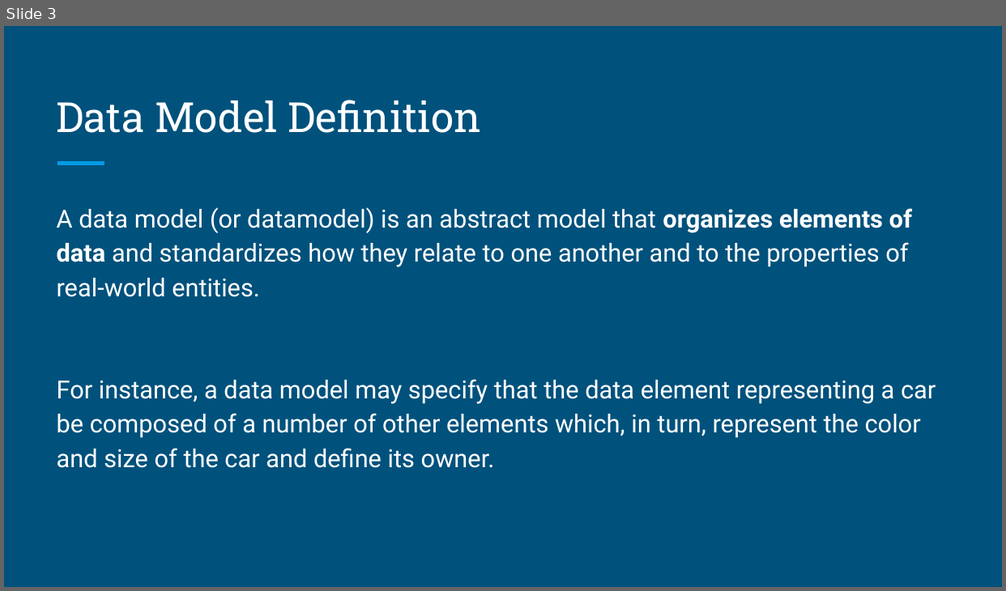
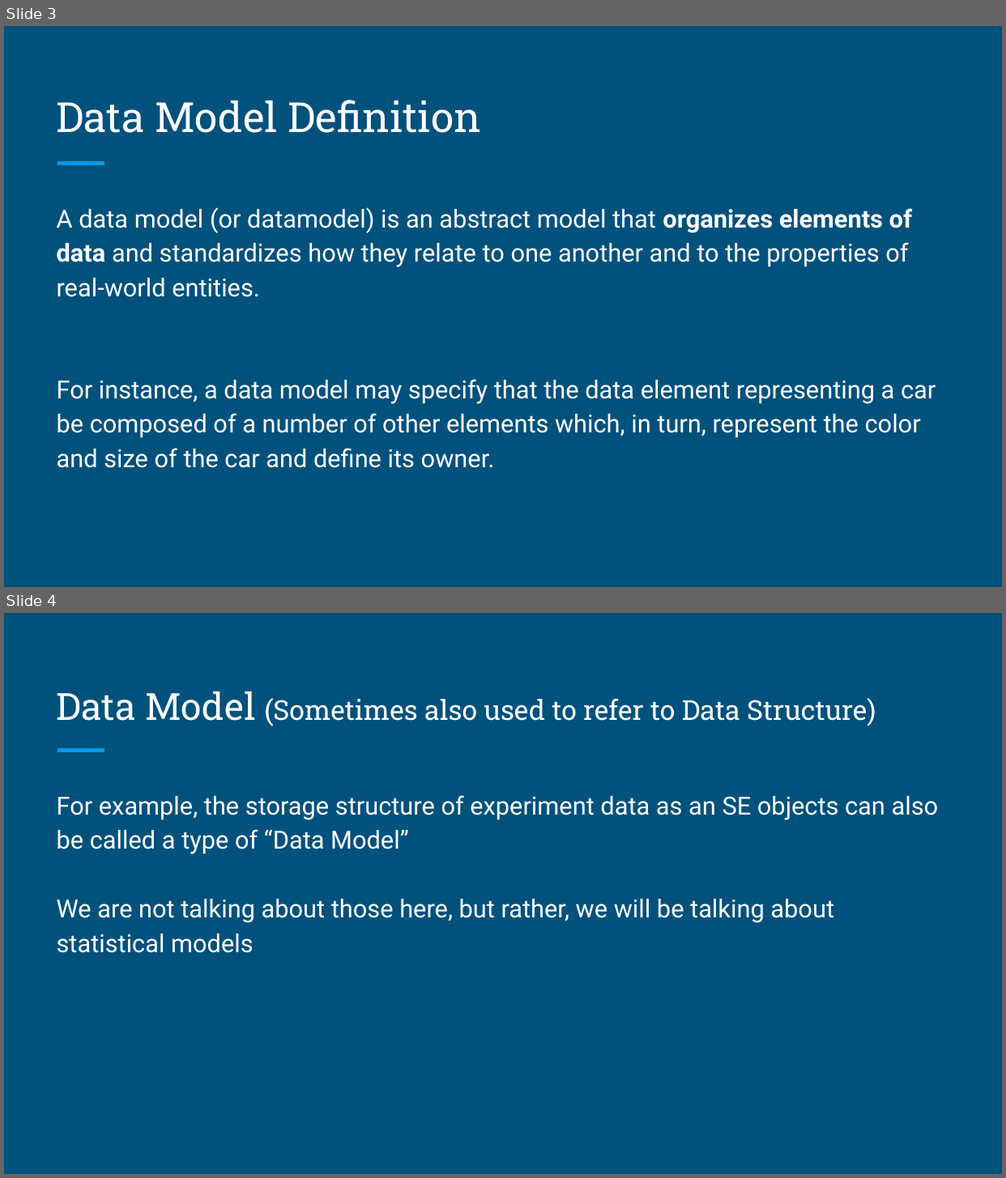
Before and after one commit to brandonyph/APB-Workshop-DataAnalyticsEssentials, a slide deck: Week 7-Model Basics and Building/Week 7-Model Basics and Building.pptx. Shown one above the other, each under a label of ours: slide 3 before the commit, slides 3 and 4 after it. The pictures are 1006x591 and 1006x1178 pixels, drawn with LibreOffice and Linux fonts; fonts in the diff are those of the drawing. Boxes give left, top, right and bottom in pixels: in the first picture for what was removed or moved away, otherwise in the second. Text is boxed around its words. In the diff, an @@ line names an element or a change of style, - is before the commit and + after.

```diff
--- a/Week 7-Model Basics and Building/Week 7-Model Basics and Building.pptx
+++ b/Week 7-Model Basics and Building/Week 7-Model Basics and Building.pptx
@@ slide 4 added at bbox=[4, 613, 1002, 1174], background #00517C; not listed: 1 template element that a slide beside it also shows @@
@@ title added at bbox=[57, 691, 876, 726], 19.8 pt, text #FFFFFF @@
+Data Model (Sometimes also used to refer to Data Structure)
@@ text added at bbox=[57, 795, 939, 953], 18 pt, text #FFFFFF @@
+For example, the storage structure of experiment data as an SE objects can also be called a type of “Data Model”
+We are not talking about those here, but rather, we will be talking about statistical models
```
Also in this commit, not shown: 3 slides changed, 3 other slides added, 4 slides removed, 8 other files.
